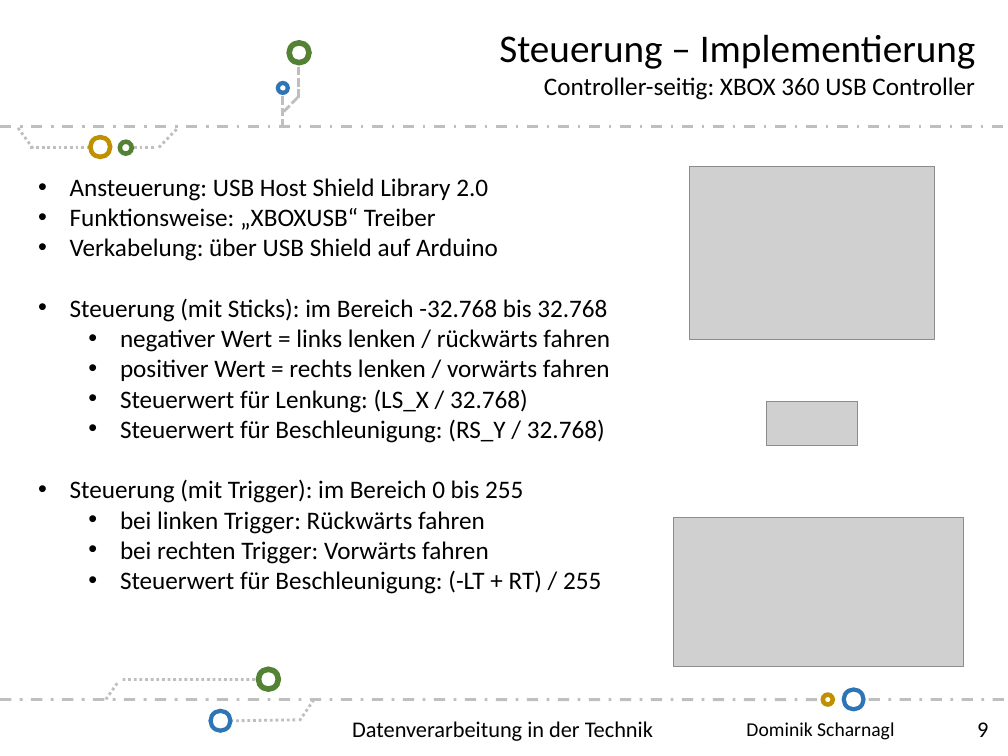
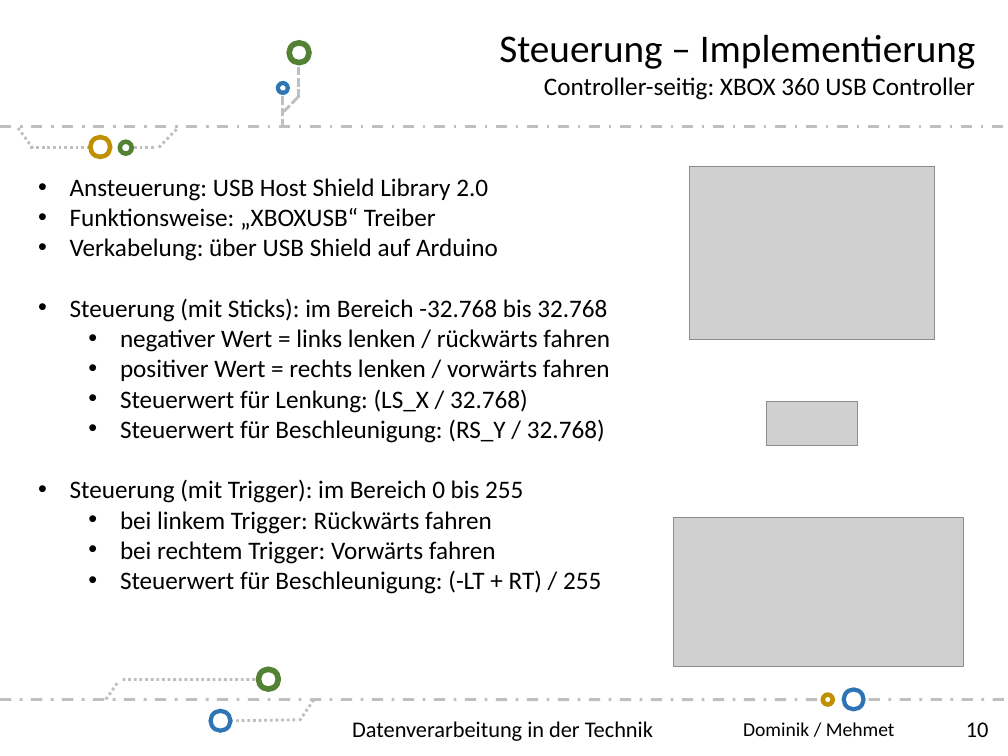
Before and after one commit to scd42636/DT_WS1718_02_StarCar, a slide deck: slide 10 of dokumentation/scd42636/Dominik-Scharnagl.pptx (slide 9 before the commit). Drawn at 1008x756 pixels with LibreOffice and Linux fonts; fonts in the diff are those of the drawing; grey boxes stand for pictures; background and template pictures are left out. Boxes give left, top, right and bottom in pixels: in the first picture for what was removed or moved away, otherwise in the second. Text is boxed around its words. In the diff, an @@ line names an element or a change of style, - is before the commit and + after.

```diff
--- a/dokumentation/scd42636/Dominik-Scharnagl.pptx
+++ b/dokumentation/scd42636/Dominik-Scharnagl.pptx
@@ text at bbox=[120, 511, 496, 564]: text changed @@
-  • bei linken Trigger: Rückwärts fahren
-  • bei rechten Trigger: Vorwärts fahren
+  • bei linkem Trigger: Rückwärts fahren
+  • bei rechtem Trigger: Vorwärts fahren
@@ text at bbox=[743, 722, 895, 736]: text changed @@
-Dominik Scharnagl
+Dominik / Mehmet
@@ page number at bbox=[966, 722, 989, 737]: text changed @@
-9
+10
```
Also in this commit, not shown: 10 other slides changed, 2 slides added, 1 slide removed.
